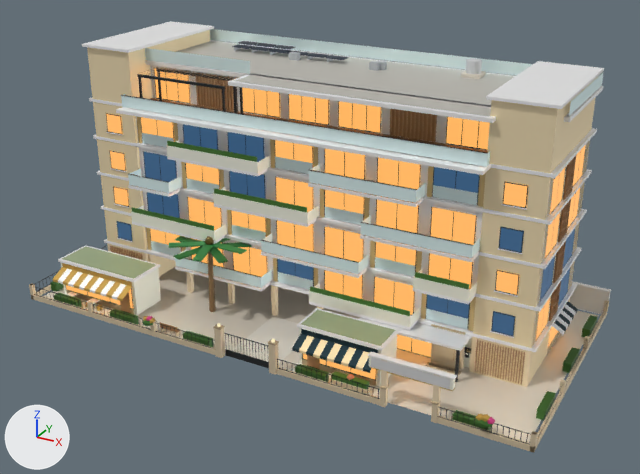
What one commit did to the glTF model docs/kits/almadies-district/glb/residence-stack.glb.
One viewpoint serves both versions: a 50 mm camera at (33.9, -60.7, 37.3) aimed at (1.2, -1.2, 7.5). Arrows for +X, +Y and +Z are at lower left; the lights stay in place. The picture after the commit comes second. Where no turn or scale is listed for an object, it has been applied to the vertices. Vertices at exactly the same position are counted once.
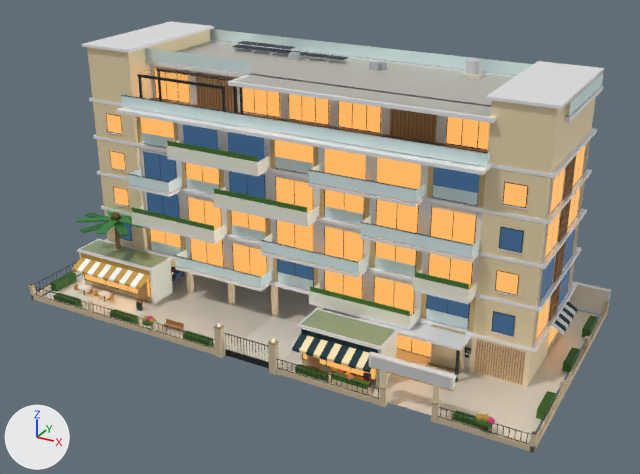
Edits to the bpy script that builds the scene:
```text
Change me_mesh_1:
    used by ob_mesh_1; location = (0.0, 0.0, 0.0)
    remove me_mesh_1.from_pydata(...)  # 5100 vertices, 3854 faces; spans x -23.0..23.0, y -11.2..11.1, z 0.1..21.9
    add me_mesh_1.from_pydata(...)  # 5342 vertices, 4222 faces; spans x -23.0..23.0, y -11.2..11.1, z 0.1..21.9
    me_mesh_1 part 1: the loose piece of 8 vertices spanning x -21.0..-12.6, y -8.9..-5.6, z 0.1..3.5 is scaled about its middle by (1, 0.788, 1), then moved by (0.0, 2.0, 0.0)
    me_mesh_1 part 2: a new loose piece, a box spanning x -21.12..-12.48, y -6.62..-3.78, z 3.42..3.62, in mat_material_1
    me_mesh_1 part 3: the loose piece of 4 vertices spanning x -20.7..-12.9, y -8.9, z 0.1..0.6 is moved by (0.0, 2.4, 0.0)
    me_mesh_1 part 4: the loose piece of 12 vertices spanning x -20.7..-12.9, y -8.9, z 0.6..2.8 is moved by (0.0, 2.4, 0.0)
    me_mesh_1 part 5: the loose piece of 4 vertices spanning x -14.4..-13.2, y -8.9, z 0.2..2.2 is moved by (0.0, 2.4, 0.0)
    me_mesh_1 part 6: the loose piece of 4 vertices spanning x -20.8..-12.9, y -8.9, z 2.9..3.4 is moved by (0.0, 2.4, 0.0)
    me_mesh_1 part 7: the loose piece of 6 vertices spanning x -20.8..-12.8, y -9.0..-8.9, z 3.4..3.5 is moved by (0.0, 2.4, 0.0)
    me_mesh_1 part 8: the loose piece of 42 vertices spanning x -20.8..-12.8, y -10.3..-9.0, z 2.1..2.9 is moved by (0.0, 2.4, 0.0)
    me_mesh_1 part 9: the loose piece of 8 vertices spanning x -19.7..-18.9, y -10.1..-9.3, z 0.8..0.9 is moved by (0.0, 1.6, 0.0)
    me_mesh_1 part 10: the loose piece of 8 vertices spanning x -9.1..-7.3, y -10.1, z 0.6..1.0 is scaled about its middle by (0.0222, 8.8, 1), then moved by (-12.1, 2.0, -0.1)
    me_mesh_1 part 11: the loose piece of 8 vertices spanning x -17.2..-16.4, y -10.1..-9.3, z 0.8..0.9 is scaled about its middle by (0.55, 0.55, 0.8), then moved by (-1.8, 1.6, -0.3)
    me_mesh_1 part 12: the loose piece of 8 vertices spanning x -17.2..-16.4, y -10.1..-9.3, z 0.8..0.9 is copied, and the copy is moved by (-0.1, 1.6, 0.0); it spans x -17.4..-16.5, y -8.5..-7.7, z 0.8..0.9
    me_mesh_1 part 13: 24 loose pieces with 114 vertices, spanning x -21.2..15.3, y -10.6..-3.2, z 0.1..16.5, are deleted
    me_mesh_1 part 14: 5 vertices moved from x -9.1..-7.5, y -10.1..-9.7, z 0.1..0.5 to x -9.1..-7.4, y -9.7..-9.3, z 0.1..0.6; 11 vertices removed from x -9.1..-7.3, y -10.1..-9.7, z 0.1..0.6; 243 vertices added at x -21.2..-5.5, y -9.7..7.3, z 0.1..3.6
    me_mesh_1 part 15: 32 vertices moved within x -15.2..15.2, y -3.2, z 13.7..16.4; 48 vertices removed from x -15.2..15.2, y -3.2, z 13.7..16.4; 20 vertices added at x -15.2..15.2, y -3.2, z 13.8..16.5
    me_mesh_1 part 16: 72 vertices added at x 6.7..10.0, y -9.4..-9.1, z 0.1..1.2
    other edits to the shape of me_mesh_1 do not show in these pictures
Change me_mesh_2:
    used by ob_mesh_2; location = (0.0, 0.0, 0.0)
    remove me_mesh_2.from_pydata(...)  # 368 vertices, 496 faces; spans x -22.6..22.6, y -11.4..9.4, z 0.1..17.5
    add me_mesh_2.from_pydata(...)  # 400 vertices, 536 faces; spans x -22.6..22.6, y -11.4..9.4, z 0.1..17.5
    me_mesh_2 part 17: 92 vertices moved from x -10.7..-3.8, y -8.4..-1.6, z 6.3..7.2 to x -21.3..-14.4, y -8.0..-1.2, z 6.3..7.2
    other edits to the shape of me_mesh_2 do not show in these pictures
Change me_mesh_5:
    where me_mesh_5.from_pydata(...)  # 288 vertices, 144 faces; spans x -20.7..20.3, y -8.9..8.2, z 0.2..19.9
    used by ob_mesh_5; location = (0.0, 0.0, 0.0)
    me_mesh_5 part 18: the loose piece of 4 vertices spanning x -20.7..-12.9, y -8.9, z 0.6..2.8 is moved by (0.0, 2.4, 0.0)
```

Where the change shows, as pixel boxes [x1, y1, x2, y2] in the pictures (640 x 474 px; the box of a moved part takes in the faces that stretch with it):
part 1 of me_mesh_1, moved or reshaped: before [60, 262, 161, 315]; after [79, 252, 173, 304]
part 2 of me_mesh_1, added: after [77, 239, 172, 271]
part 3 of me_mesh_1, moved or reshaped: before [66, 290, 134, 315]; after [85, 280, 152, 303]
part 4 of me_mesh_1, moved or reshaped: before [65, 285, 134, 310]; after [84, 275, 151, 298]
part 5 of me_mesh_1, moved or reshaped: before [120, 293, 131, 313]; after [138, 282, 149, 303]
part 6 of me_mesh_1, moved or reshaped: before [62, 263, 132, 286]; after [81, 253, 150, 276]
part 7 of me_mesh_1, moved or reshaped: before [61, 262, 131, 282]; after [80, 252, 149, 271]
part 8 of me_mesh_1, moved or reshaped: before [52, 267, 132, 301]; after [72, 257, 150, 290]
part 9 of me_mesh_1, moved or reshaped: before [66, 292, 77, 297]; after [77, 285, 90, 290]
part 10 of me_mesh_1, moved or reshaped: before [160, 322, 178, 332]; after [74, 284, 78, 289]
part 11 of me_mesh_1, moved or reshaped (not visible afterwards): before [87, 298, 100, 304]
part 12 of me_mesh_1, added: after [98, 290, 110, 296]
part 13 of me_mesh_1, deleted (mostly hidden): before [58, 120, 478, 316]
part 14 of me_mesh_1, reshaped: before [161, 327, 181, 336]; after [65, 240, 184, 334]
part 15 of me_mesh_1, moved or reshaped (mostly hidden): before [140, 117, 480, 205]; after [142, 143, 477, 206]
part 16 of me_mesh_1, added: after [331, 372, 371, 386]
part 17 of me_mesh_2, moved or reshaped: before [169, 236, 251, 263]; after [76, 210, 145, 236]
part 18 of me_mesh_5, moved or reshaped: before [66, 285, 134, 309]; after [84, 274, 151, 298]
